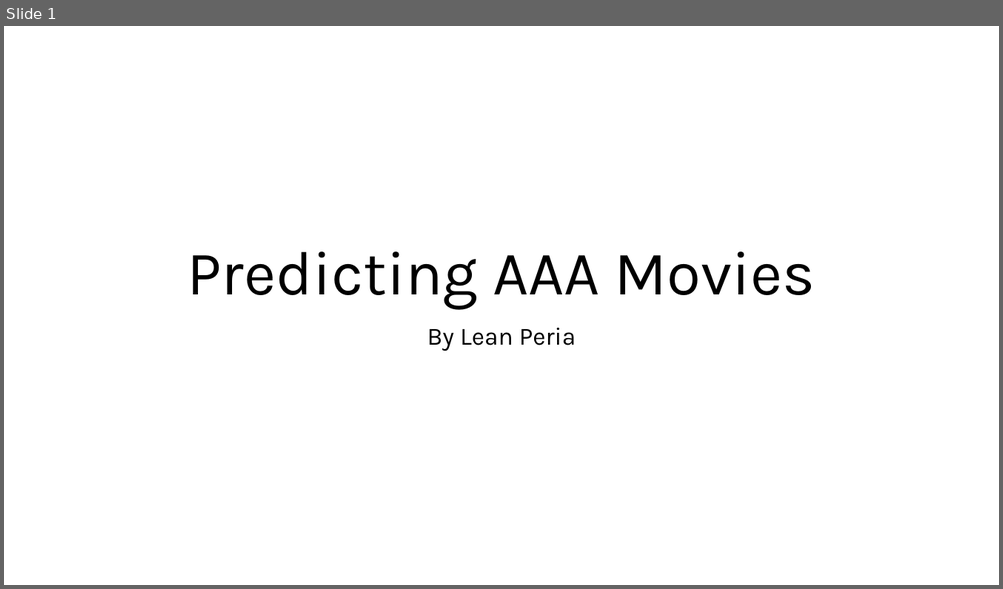
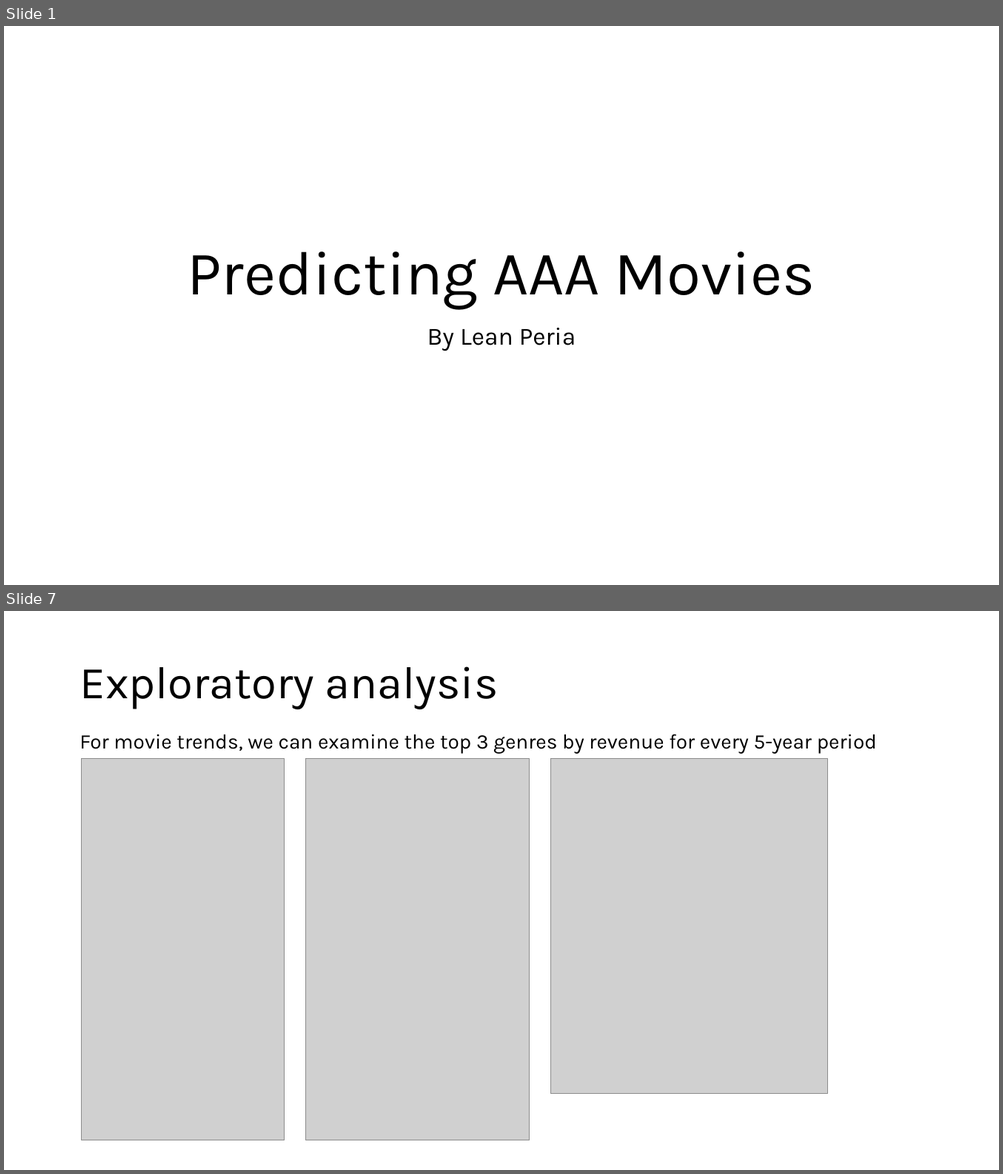
Before and after one commit to leanperia/MoviesRecommendedByLean, a slide deck: Slide Deck - Predicting AAA Movies.pptx. Shown one above the other, each under a label of ours: slide 1 before the commit, slides 1 and 7 after it; the slides between them are not shown. The pictures are 1003x589 and 1003x1174 pixels, drawn with LibreOffice and Linux fonts; fonts in the diff are those of the drawing; grey boxes stand for pictures. Boxes give left, top, right and bottom in pixels: in the first picture for what was removed or moved away, otherwise in the second. Text is boxed around its words. In the diff, an @@ line names an element or a change of style, - is before the commit and + after.

```diff
--- a/Slide Deck - Predicting AAA Movies.pptx
+++ b/Slide Deck - Predicting AAA Movies.pptx
@@ slide 7 added at (4,611,999,1170), background #FFFFFF @@
@@ title added at (79,667,498,709), 44 pt, text #000000 @@
+Exploratory analysis
@@ text added at (79,734,876,754), 20 pt, text #000000 @@
+For movie trends, we can examine the top 3 genres by revenue for every 5-year period
@@ picture added at (82,759,284,1141) @@
@@ picture added at (306,759,529,1141) @@
@@ picture added at (551,759,828,1093) @@
```
Also in this commit, not shown: 12 other slides added, 1 slide removed, 3 other files.
